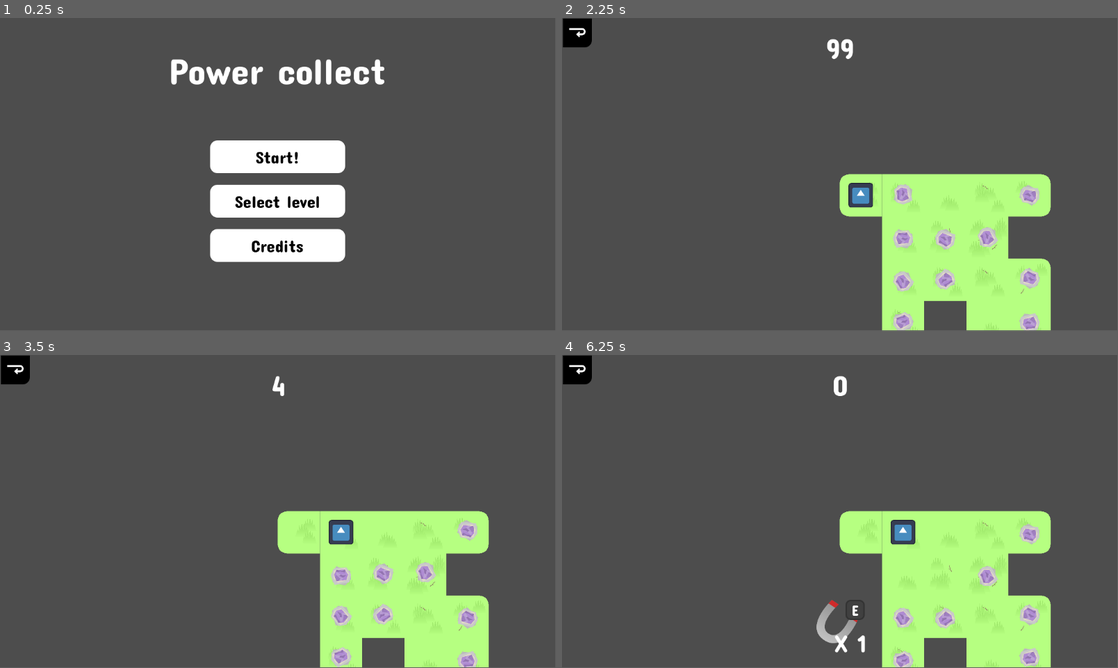
Above: before the commit, frames 1-4 (two rows, left to right).
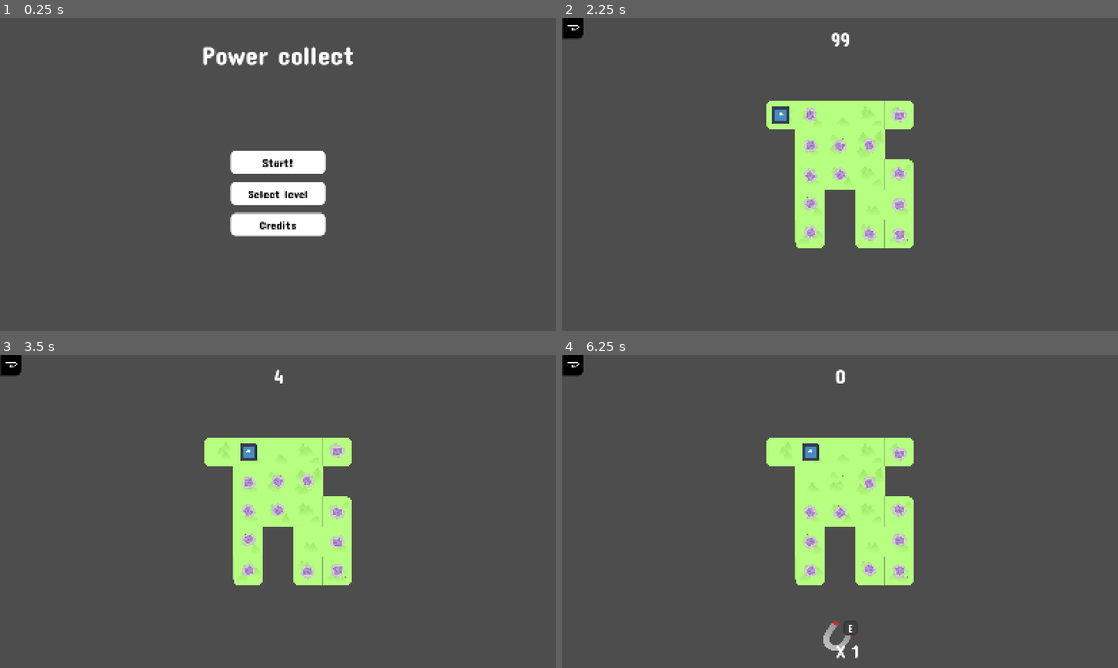
Above: after the commit, the same moments.

Repository: Sergueille/Collector
Game: Godot game, scene res://UI/menu_ui.tscn
The game is run twice, just before and just after one commit, with the same random seed, the same clock (stepped at 60 frames per second) and the same inputs. The engine's default icon, where the game draws it, is replaced by a stand-in: a white triangle on a blue panel in a dark square.
Inputs (mouse positions are in pixels of both pictures, inside the frame that each line leads up to; where the layout moved, square brackets give the same spot in the first picture):
- Up to frame 1 (0.25 s): no input
- Up to frame 2 (2.25 s): click "Start!" at 0.5 s; click (573, 27) [578, 33] at 1.25 s; click "Start!" at 2 s
- Up to frame 3 (3.5 s): hold D (right) from 2.78 s (still down); hold Shift (dash) from 2.78 s (still down)
- Up to frame 4 (6.25 s): tap Enter at 3.5 s; release D (right) at 3.53 s; release Shift (dash) at 3.53 s; hold S (down) 3.53-4.28 s; tap E (magnet) at 3.6, 5.1 s; tap Space at 4.25 s; hold D (right) 4.28-5.03 s; hold Shift (dash) 4.28-5.03 s; hold W (up) 5.03-5.78 s; hold Left (left) from 5.78 s (still down); hold Shift (dash) from 5.78 s (still down)
In our replay, the window is 799x449 before the commit and 800x450 after it. These sizes can differ from the game's own. Grey fills any space a smaller window leaves; there, only what the larger window draws over its background counts as a difference.

The runs differ from the first frame. In frame 1, 8.4% of the frame differs, in the area x 30-70%, y 9-78%; in frame 2, 20%; in frame 3, 20%; in frame 4, 21%, in the area x 0-88%, y 0-100%.

Commit message:
Centered camrea

Diff:
--- a/parser.gd
+++ b/parser.gd
@@ -39,6 +39,7 @@
 	# Création d’un nouvel objet Puzzle (niveau)
 	var level = puzzle_scene.instantiate()
 	level.move_remaining = min_cost
+	level.level_size = Vector2i(width, length)
 
 	# Variables temporaires pour stocker la propriété de chaque case
 	var property
--- a/project.godot
+++ b/project.godot
@@ -21,6 +21,11 @@
 Globals="*res://util/globals.gd"
 SceneSwitcher="*res://util/scene_switcher.gd"
 LevelParser="*res://parser.tscn"
+
+[display]
+
+window/stretch/mode="canvas_items"
+window/stretch/scale=0.7
 
 [input]
 
--- a/puzzle/puzzle.gd
+++ b/puzzle/puzzle.gd
@@ -6,6 +6,7 @@
 @export var tilemap: TileMapLayer
 @export var ui: Control
 @export var tile_scene: PackedScene
+@export var level_size: Vector2i
 
 @export var move_remaining: int
 
@@ -24,7 +25,9 @@
 			tilemap.set_cell(tile_position, 0, tiles[tile_position].data.atlas_coordinates)
 	for item in ui.items:
 		item.set_use_count(player.power_ups[item.type])
-	return
+
+	$Camera2D.position = level_size * Globals.TILE_SIZE * 0.5
+
 
 
 static func get_puzzle(node: Node) -> Puzzle:
--- a/puzzle/puzzle.tscn
+++ b/puzzle/puzzle.tscn
@@ -33,7 +33,6 @@
 tilemap = NodePath("TileMapLayer")
 ui = NodePath("CanvasLayer/IngameUI")
 tile_scene = ExtResource("2_8isiv")
-move_remaining = null
 
 [node name="TileMapLayer" type="TileMapLayer" parent="."]
 tile_set = SubResource("TileSet_3gr0x")
